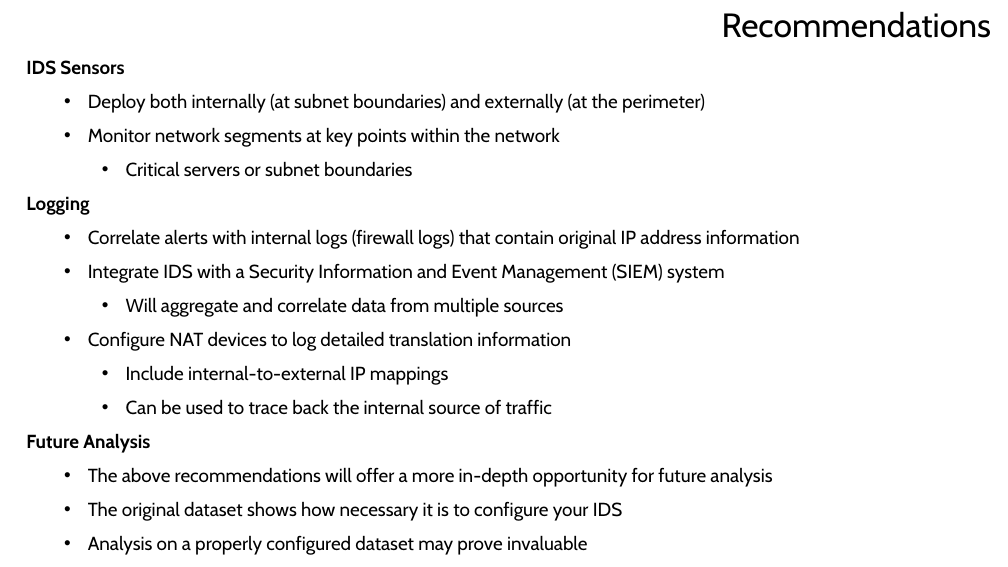
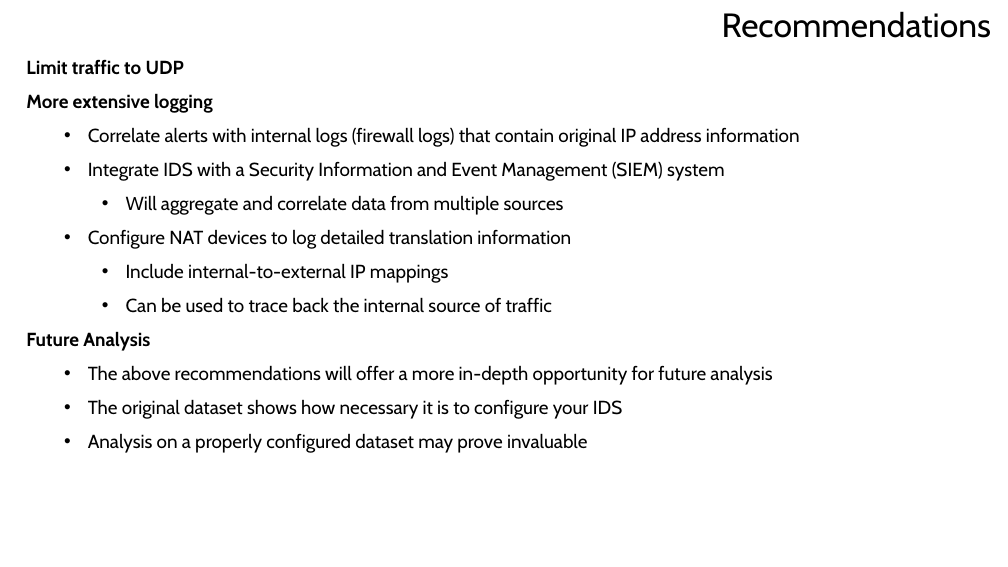
Before and after one commit to sdave777/Network-Analysis-and-DCO-Prioritization, a slide deck: slide 17 of Presentation.pptx. Drawn at 1008x567 pixels with LibreOffice and Linux fonts; fonts in the diff are those of the drawing; background and template pictures are left out. Boxes give left, top, right and bottom in pixels: in the first picture for what was removed or moved away, otherwise in the second. Text is boxed around its words. In the diff, an @@ line names an element or a change of style, - is before the commit and + after.

Commit message:
Presentation updated

```diff
--- a/Presentation.pptx
+++ b/Presentation.pptx
@@ text at box(26, 59, 213, 113): text changed; bold on @@
-IDS Sensors
-  • Deploy both internally (at subnet boundaries) and externally (at the perimeter)
-  • Monitor network segments at key points within the network
-    • Critical servers or subnet boundaries
-Logging
+Limit traffic to UDP
+More extensive logging
```
Also in this commit, not shown: 10 other slides changed.
